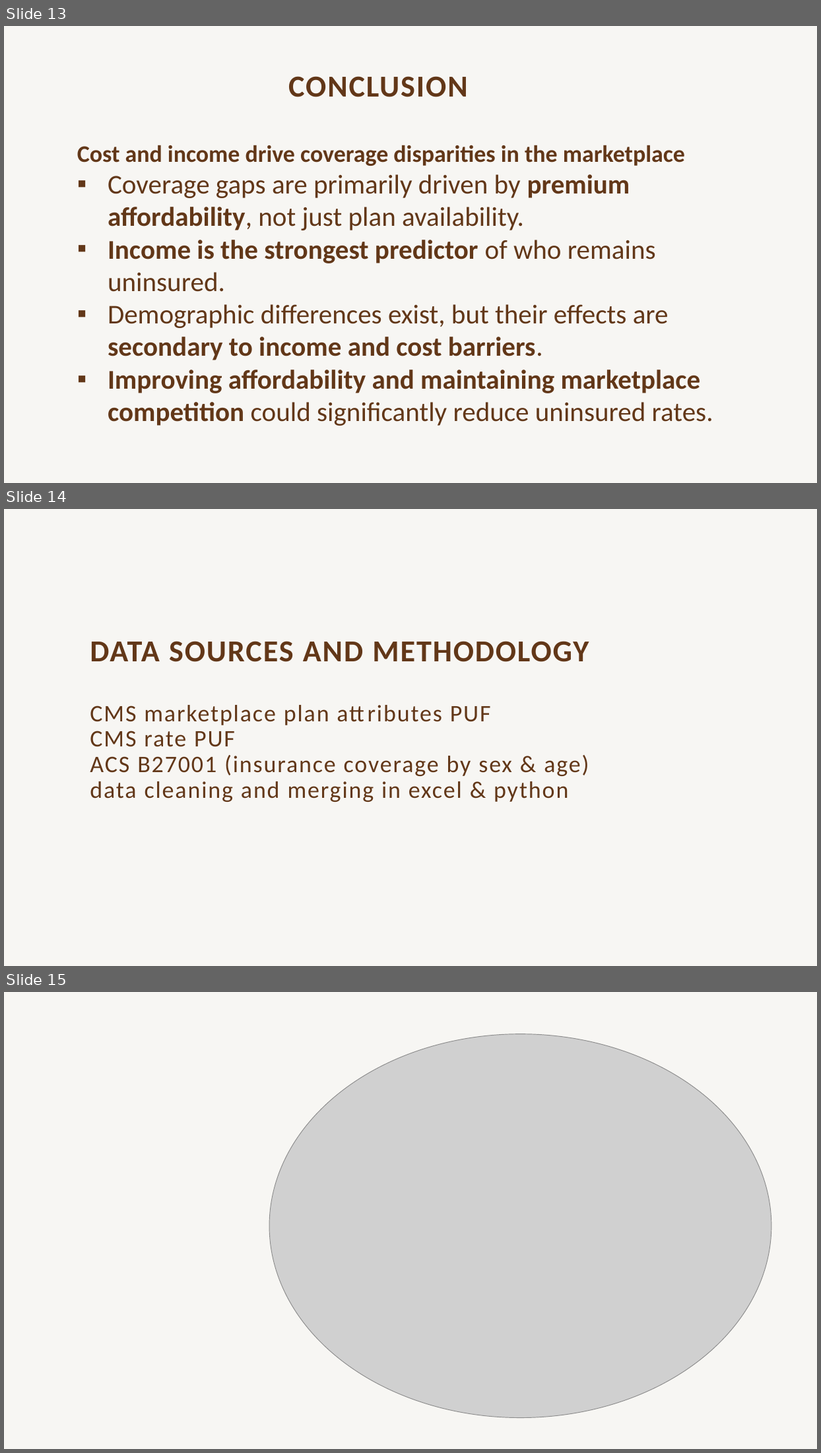
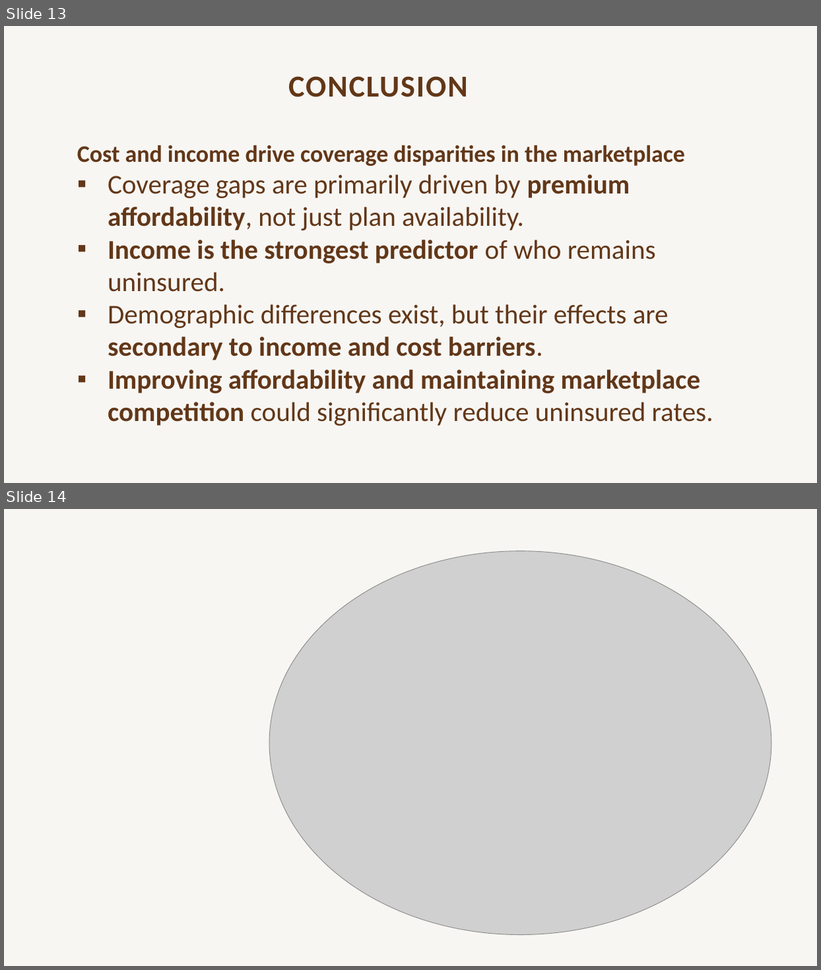
Before and after one commit to vena3/Capstone-da16-Helth-Insurance-Plans, a slide deck: Health Insurance Marketplace Analysis .pptm. Shown one above the other, each under a label of ours: slides 13, 14 and 15 before the commit, slides 13 and 14 after it. The pictures are 821x1453 and 821x970 pixels, drawn with LibreOffice and Linux fonts; fonts in the diff are those of the drawing; grey boxes stand for pictures; background and template pictures are left out. Boxes give left, top, right and bottom in pixels: in the first picture for what was removed or moved away, otherwise in the second. Text is boxed around its words. In the diff, an @@ line names an element or a change of style, - is before the commit and + after.

Commit message:
complet

```diff
--- a/Health Insurance Marketplace Analysis .pptm
+++ b/Health Insurance Marketplace Analysis .pptm
@@ slide 14 removed at [4, 509, 817, 966], background #F7F6F3 @@
@@ title removed at [90, 641, 589, 802] @@
-DATA SOURCES AND METHODOLOGY
-CMS marketplace plan attributes PUF
-CMS rate PUF
-ACS B27001 (insurance coverage by sex & age)
-data cleaning and merging in excel & python
@@ what was slide 15 is now slide 14 @@
```
